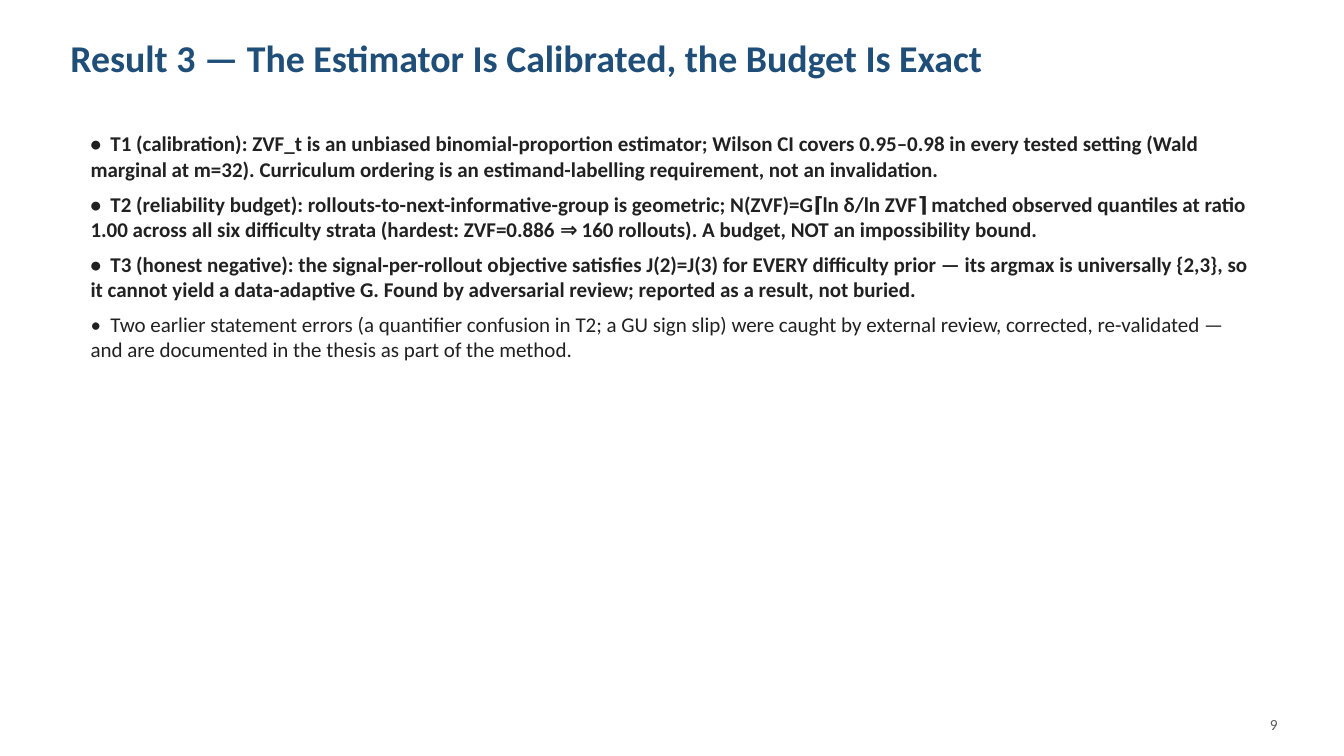
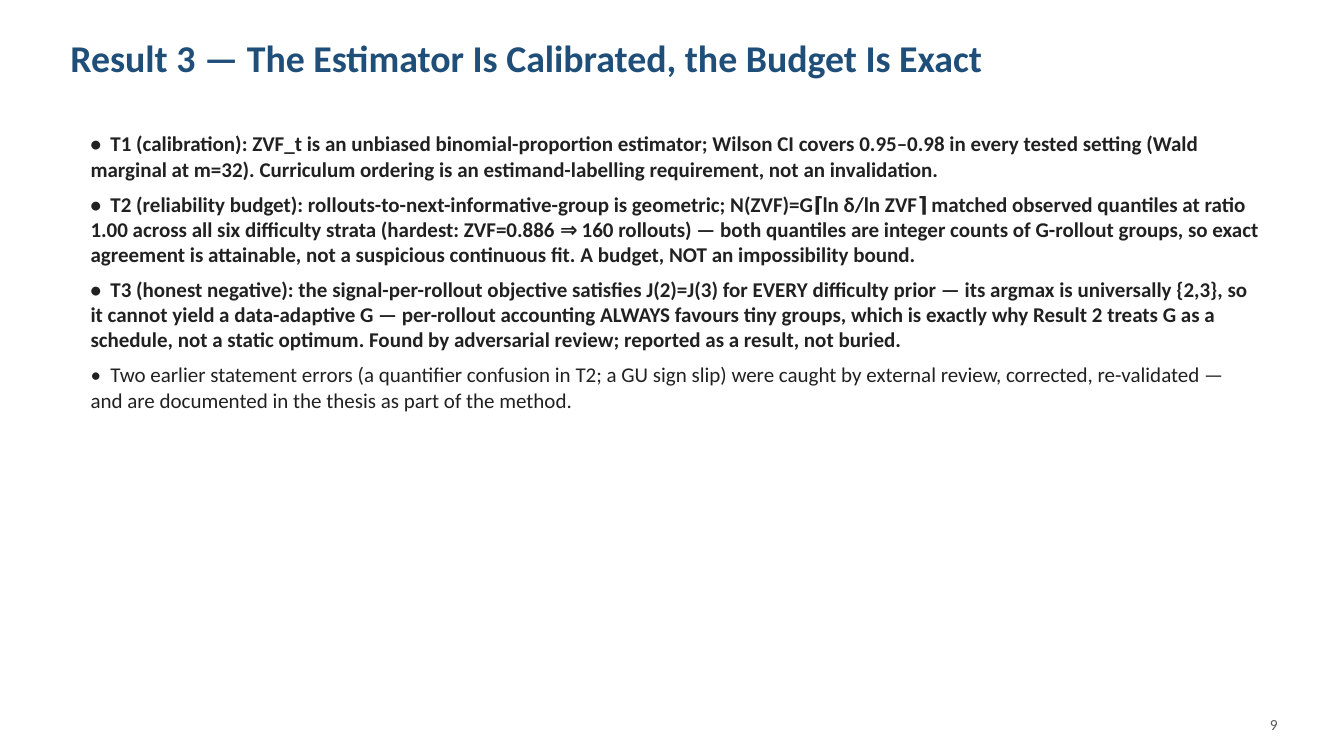
Before and after one commit to arvindcr4/tinker-rl-lab, a slide deck: slide 10 of outputs/PESU_MTech_Phase1_Session1_Review_ArvindCR.pptx. Drawn at 1344x756 pixels with LibreOffice and Linux fonts; fonts in the diff are those of the drawing. Boxes give left, top, right and bottom in pixels: in the first picture for what was removed or moved away, otherwise in the second. Text is boxed around its words. In the diff, an @@ line names an element or a change of style, - is before the commit and + after.

```diff
--- a/outputs/PESU_MTech_Phase1_Session1_Review_ArvindCR.pptx
+++ b/outputs/PESU_MTech_Phase1_Session1_Review_ArvindCR.pptx
@@ text at <box>91,196,1258,351</box>: text changed @@
-• T2 (reliability budget): rollouts-to-next-informative-group is geometric; N(ZVF)=G⌈ln δ/ln ZVF⌉ matched observed quantiles at ratio 1.00 across all six difficulty strata (hardest: ZVF=0.886 ⇒ 160 rollouts). A budget, NOT an impossibility bound.
-• T3 (honest negative): the signal-per-rollout objective satisfies J(2)=J(3) for EVERY difficulty prior — its argmax is universally {2,3}, so it cannot yield a data-adaptive G. Found by adversarial review; reported as a result, not buried.
+• T2 (reliability budget): rollouts-to-next-informative-group is geometric; N(ZVF)=G⌈ln δ/ln ZVF⌉ matched observed quantiles at ratio 1.00 across all six difficulty strata (hardest: ZVF=0.886 ⇒ 160 rollouts) — both quantiles are integer counts of G-rollout groups, so exact agreement is attainable, not a suspicious continuous fit. A budget, NOT an impossibility bound.
+• T3 (honest negative): the signal-per-rollout objective satisfies J(2)=J(3) for EVERY difficulty prior — its argmax is universally {2,3}, so it cannot yield a data-adaptive G — per-rollout accounting ALWAYS favours tiny groups, which is exactly why Result 2 treats G as a schedule, not a static optimum. Found by adversarial review; reported as a result, not buried.
```
Also in this commit, not shown: 5 other slides changed, 9 other files.
